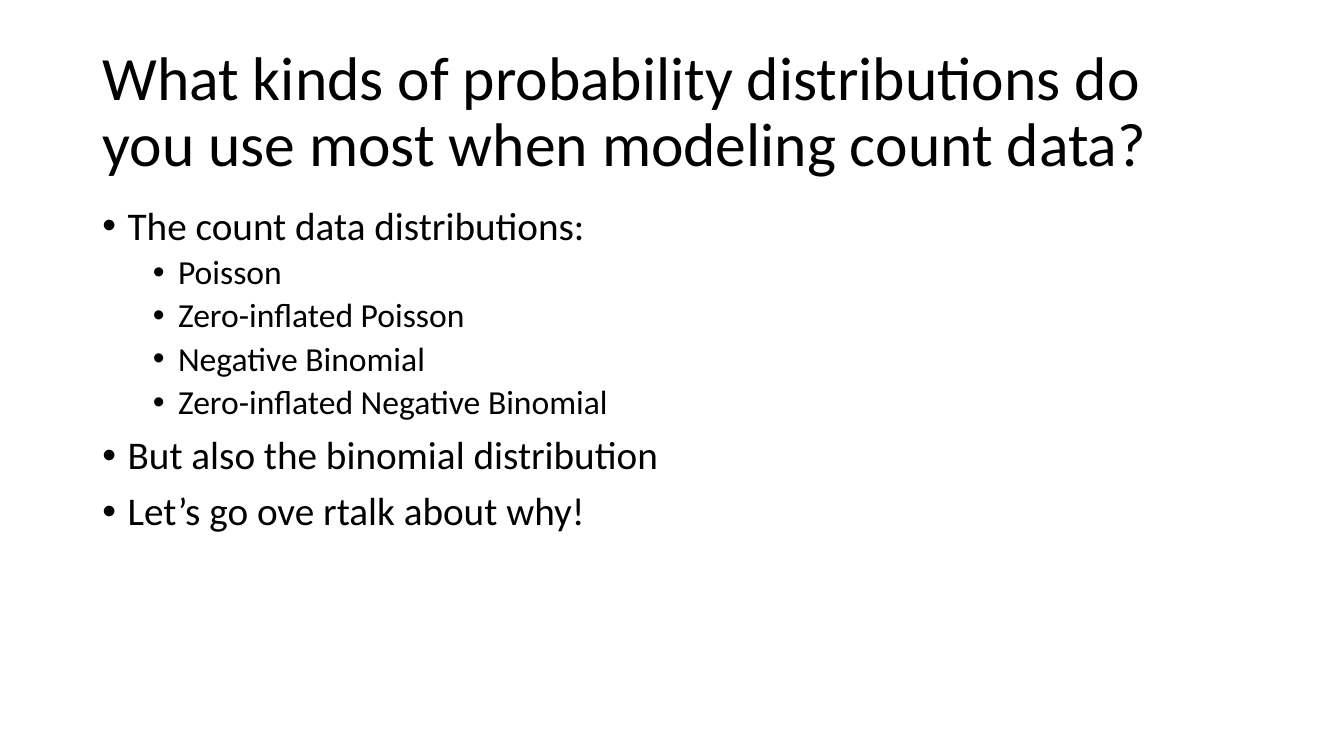
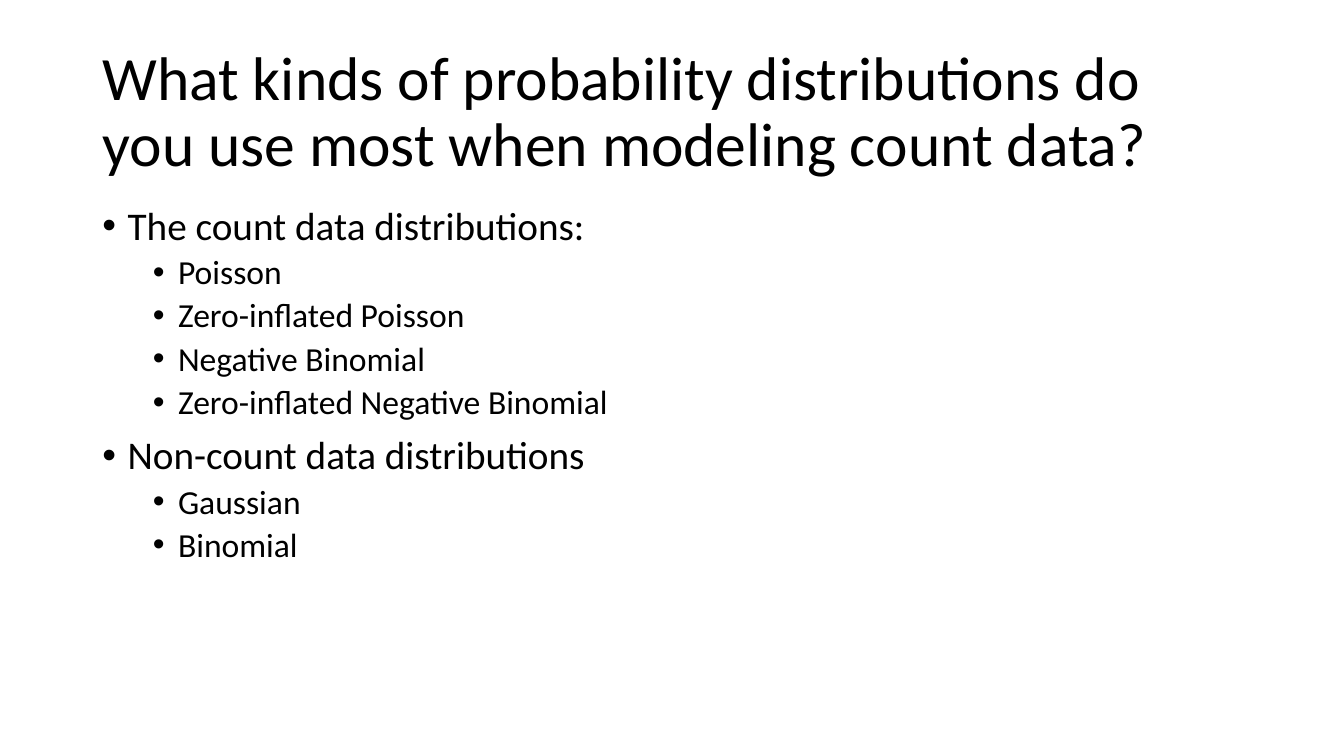
Before and after one commit to evanmadams/NAOC2020-Count-Data-Workshop, a slide deck: slide 14 of lessons/An Introduction to probability distributions.pptx. Drawn at 1344x756 pixels with LibreOffice and Linux fonts; fonts in the diff are those of the drawing. Boxes give left, top, right and bottom in pixels: in the first picture for what was removed or moved away, otherwise in the second. Text is boxed around its words. In the diff, an @@ line names an element or a change of style, - is before the commit and + after.

```diff
--- a/lessons/An Introduction to probability distributions.pptx
+++ b/lessons/An Introduction to probability distributions.pptx
@@ text at (128,441,585,558): text changed @@
-• But also the binomial distribution
-• Let’s go ove rtalk about why!
+• Non-count data distributions
+  • Gaussian
+  • Binomial
```
Also in this commit, not shown: 2 other slides changed, 2 other files.
